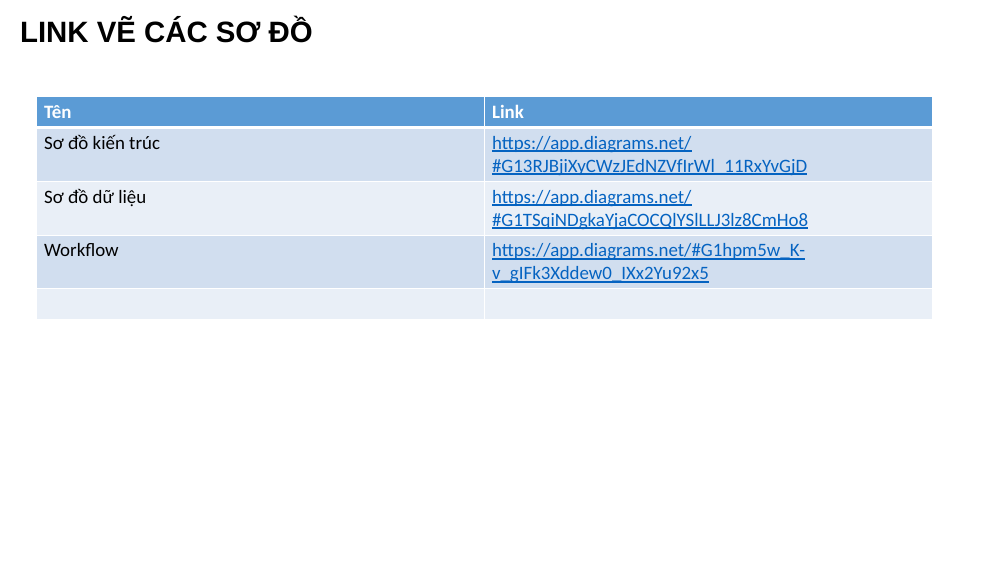
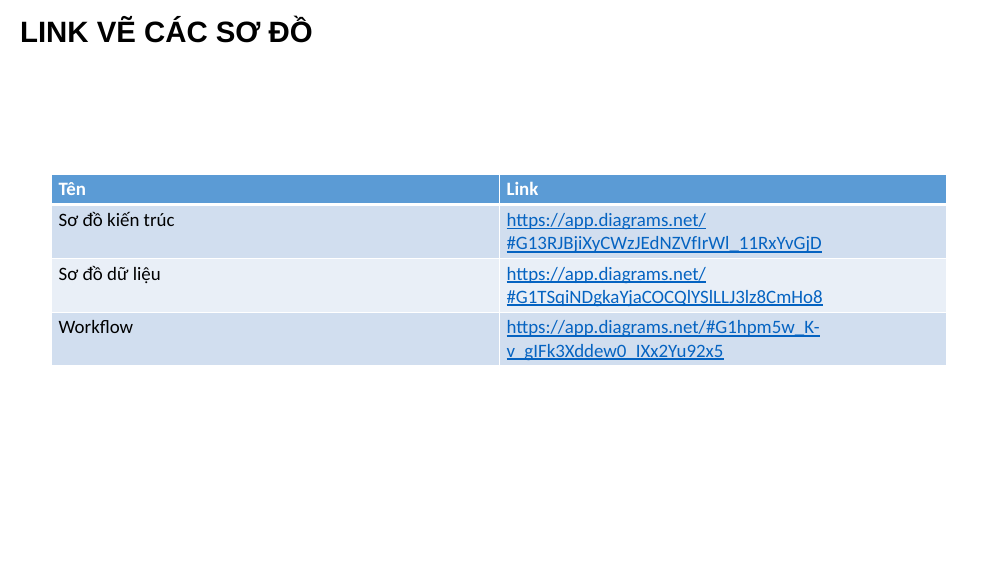
Before and after one commit to KyAnhNguyen/2022_T4_Nhom13, a slide deck: slide 3 of datawarehouse.pptx. Drawn at 1008x567 pixels with LibreOffice and Linux fonts; fonts in the diff are those of the drawing. Boxes give left, top, right and bottom in pixels: in the first picture for what was removed or moved away, otherwise in the second. Text is boxed around its words. In the diff, an @@ line names an element or a change of style, - is before the commit and + after.

```diff
--- a/datawarehouse.pptx
+++ b/datawarehouse.pptx
@@ table at bbox=[51, 174, 947, 365] @@
-row 5:  | 
@@ table: place and size @@
-table at bbox=[36, 97, 932, 317]
+table at bbox=[51, 174, 947, 365]
```
Also in this commit, not shown: 2 slides added, 1 slide removed, 2 other files.
